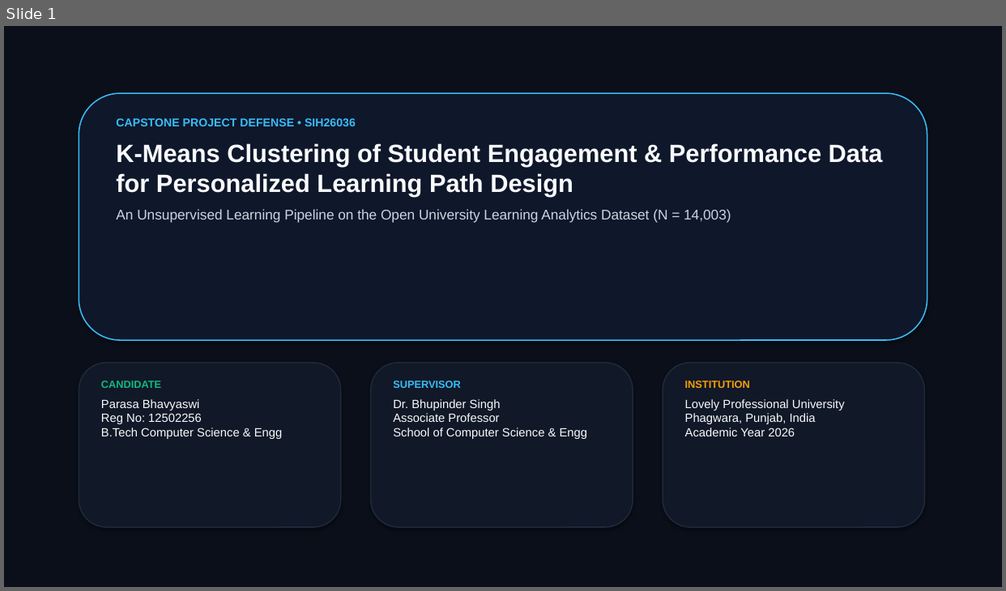
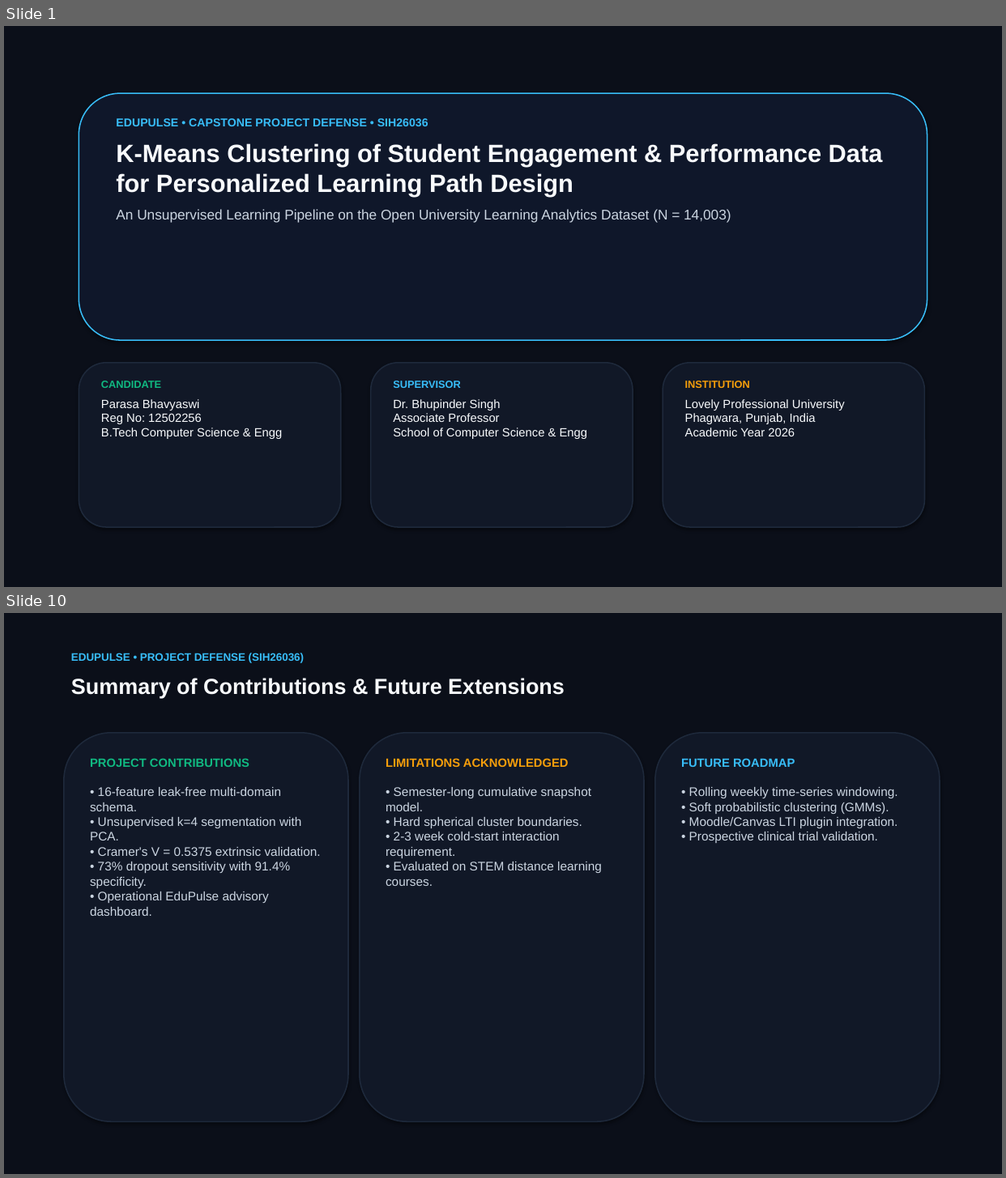
Before and after one commit to parasabhavyaswi/student-engagement-performance-clustering, a slide deck: EduCluster_ML_Presentation.pptx. Shown one above the other, each under a label of ours: slide 1 before the commit, slides 1 and 10 after it; the slides between them are not shown. The pictures are 1006x591 and 1006x1178 pixels, drawn with LibreOffice and Linux fonts; fonts in the diff are those of the drawing. Boxes give left, top, right and bottom in pixels: in the first picture for what was removed or moved away, otherwise in the second. Text is boxed around its words. In the diff, an @@ line names an element or a change of style, - is before the commit and + after.

Commit message:
feat(edupulse): finalize EduPulse rebranding, pipeline verification, IEEE research paper (docx & pdf), and deck

```diff
--- a/EduCluster_ML_Presentation.pptx
+++ b/EduCluster_ML_Presentation.pptx
@@ slide 10 added at [4, 613, 1002, 1174], background #FFFFFF @@
@@ rectangle added at [4, 613, 1002, 1174], fill #0B0F19 @@
@@ text added at [71, 653, 304, 663], 10.5 pt, text #38BDF8, bold @@
+EDUPULSE • PROJECT DEFENSE (SIH26036)
@@ text added at [71, 678, 565, 698], 21 pt, text #F8FAFC, bold @@
+Summary of Contributions & Future Extensions
@@ rounded rectangle added at [64, 733, 348, 1122], fill #111827, outline #1E293B 1.2 pt @@
@@ rounded rectangle added at [360, 733, 644, 1122], fill #111827, outline #1E293B 1.2 pt @@
@@ rounded rectangle added at [655, 733, 940, 1122], fill #111827, outline #1E293B 1.2 pt @@
@@ text added at [90, 758, 321, 916], 12 pt, text #CBD5E1 @@
+PROJECT CONTRIBUTIONS
+• 16-feature leak-free multi-domain schema.
+• Unsupervised k=4 segmentation with PCA.
+• Cramer's V = 0.5375 extrinsic validation.
+• 73% dropout sensitivity with 91.4% specificity.
+• Operational EduPulse advisory dashboard.
@@ text added at [386, 758, 602, 886], 12 pt, text #CBD5E1 @@
+LIMITATIONS ACKNOWLEDGED
+• Semester-long cumulative snapshot model.
+• Hard spherical cluster boundaries.
+• 2-3 week cold-start interaction requirement.
+• Evaluated on STEM distance learning courses.
@@ text added at [681, 758, 898, 843], 12 pt, text #CBD5E1 @@
+FUTURE ROADMAP
+• Rolling weekly time-series windowing.
+• Soft probabilistic clustering (GMMs).
+• Moodle/Canvas LTI plugin integration.
+• Prospective clinical trial validation.
@@ slide 1 changed as well @@
@@ text at [116, 118, 428, 126]: text changed @@
-CAPSTONE PROJECT DEFENSE • SIH26036
+EDUPULSE • CAPSTONE PROJECT DEFENSE • SIH26036
```
Also in this commit, not shown: 4 other slides changed, 4 other slides added, 5 slides removed, 20 other files.
